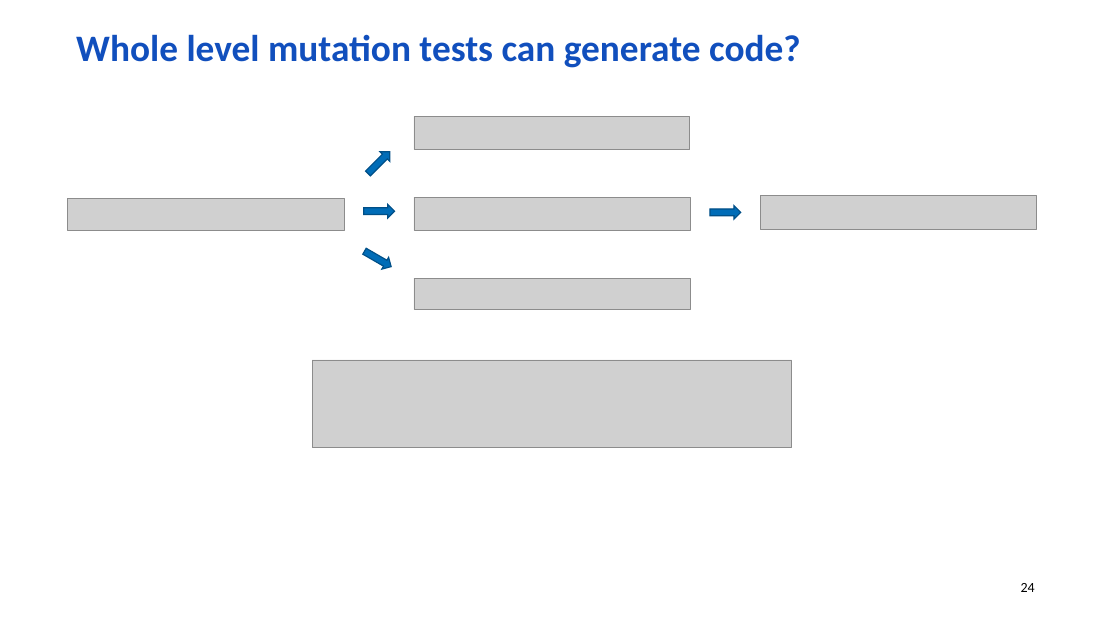
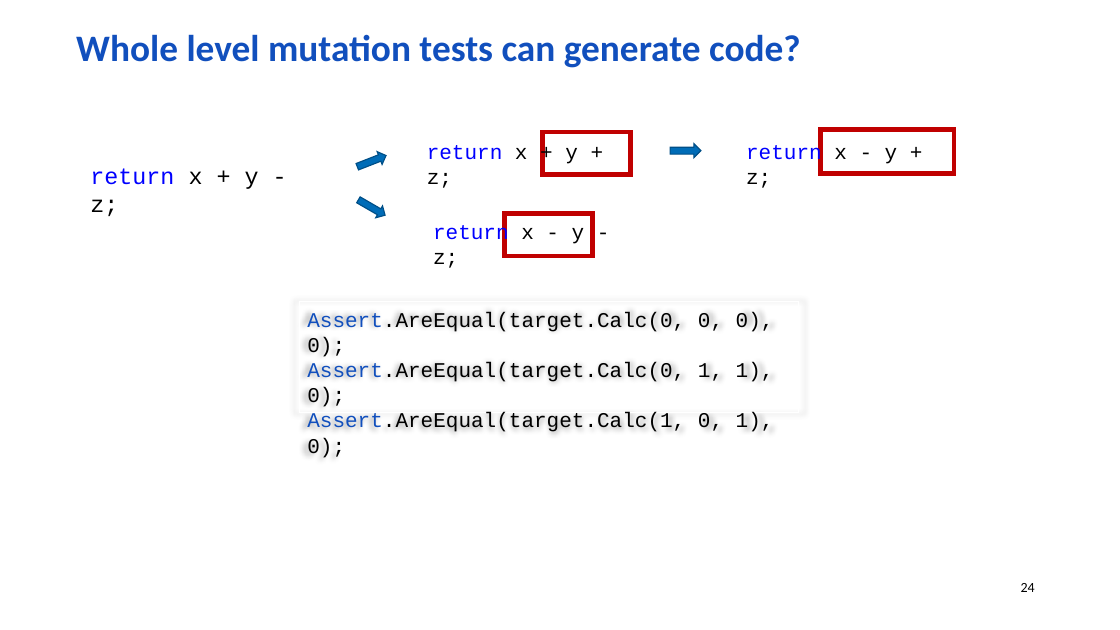
Before and after one commit to wolf-off/Stryker-demo, a slide deck: slide 24 of Mutation net.pptx. Drawn at 1120x630 pixels with LibreOffice and Linux fonts; fonts in the diff are those of the drawing; grey boxes stand for pictures; background and template pictures are left out. Boxes give left, top, right and bottom in pixels: in the first picture for what was removed or moved away, otherwise in the second. Text is boxed around its words. In the diff, an @@ line names an element or a change of style, - is before the commit and + after.

```diff
--- a/Mutation net.pptx
+++ b/Mutation net.pptx
@@ picture removed at (414,116,690,150) @@
@@ right arrow at (355,149,389,173): rotation 315 to 338 degrees @@
@@ text added at (427,145,578,188), 18 pt, text #0000FF @@
+return x + y + z;
@@ rectangle added at (543,132,630,175), outline #C00000 4 pt @@
@@ right arrow: place and size @@
-right arrow at (710,206,741,219)
+right arrow at (670,144,702,158)
@@ text added at (746,144,898,188), 18 pt, text #0000FF @@
+return x - y + z;
@@ rectangle added at (821,129,954,173), outline #C00000 4 pt @@
@@ text added at (90,168,259,216), 20 pt, text #0000FF @@
+return x + y - z;
@@ picture removed at (68,199,344,231) @@
@@ right arrow at (355,194,389,221): rotation 0 to 30 degrees @@
@@ picture removed at (414,197,691,231) @@
@@ picture removed at (760,196,1037,229) @@
@@ text added at (433,224,585,268), 18 pt, text #0000FF @@
+return x - y - z;
@@ rectangle added at (505,213,592,256), outline #C00000 4 pt @@
@@ right arrow removed at (361,245,394,272) @@
@@ picture removed at (414,278,691,310) @@
@@ rectangle added at (299,302,798,412), outline #FFFFFF 0.75 pt, 18 pt, text #000000 @@
+Assert.AreEqual(target.Calc(0, 0, 0), 0);
+Assert.AreEqual(target.Calc(0, 1, 1), 0);
+Assert.AreEqual(target.Calc(1, 0, 1), 0);
@@ picture removed at (312,360,791,448) @@
```
Also in this commit, not shown: 5 other slides changed.
